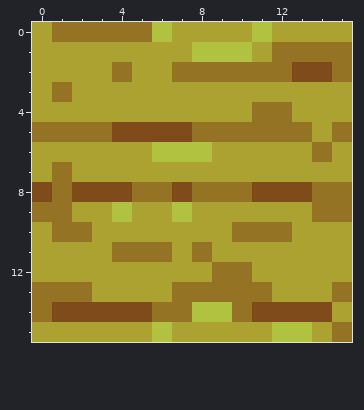
File history of a pixel-art sprite, data/biome/waste/wwaste.png. Above, as it was before the edit.
The file is 16x16 pixels.
The result:
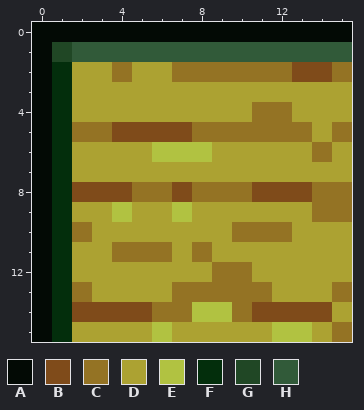
Palette (. is transparent): A #030a05  B #7f4b1a  C #947324  D #aca232  E #b1c241  F #032e0c  G #204725  H #315a39
Diff:
Colour A replaces colour B in row 8 at x 0.
Colour A replaces colour C in row 0 at x 1 to 5; in row 5 at x 0; in row 9 at x 0; in rows 13 to 14 at x 0.
Colour A replaces colour D in row 0 at x 0, 7 to 10 and 12 to 15; in rows 1 to 4 at x 0; in rows 6 to 7 at x 0; in rows 10 to 12 at x 0; in row 15 at x 0.
Colour A replaces colour E in row 0 at x 6 and 11.
Colour F replaces colour B in row 14 at x 1.
Colour F replaces colour C in row 3 at x 1; in row 5 at x 1; in rows 7 to 10 at x 1; in row 13 at x 1.
Colour F replaces colour D in row 2 at x 1; in row 4 at x 1; in row 6 at x 1; in rows 11 to 12 at x 1; in row 15 at x 1.
Colour G replaces colour D in row 1 at x 1.
Colour H replaces colour C in row 1 at x 12 to 15.
Colour H replaces colour D in row 1 at x 2 to 7 and 11.
Colour H replaces colour E in row 1 at x 8 to 10.
Pixel boxes of the changes (left, top, right, bottom) in both pictures:
changed: (32, 22, 352, 342)
